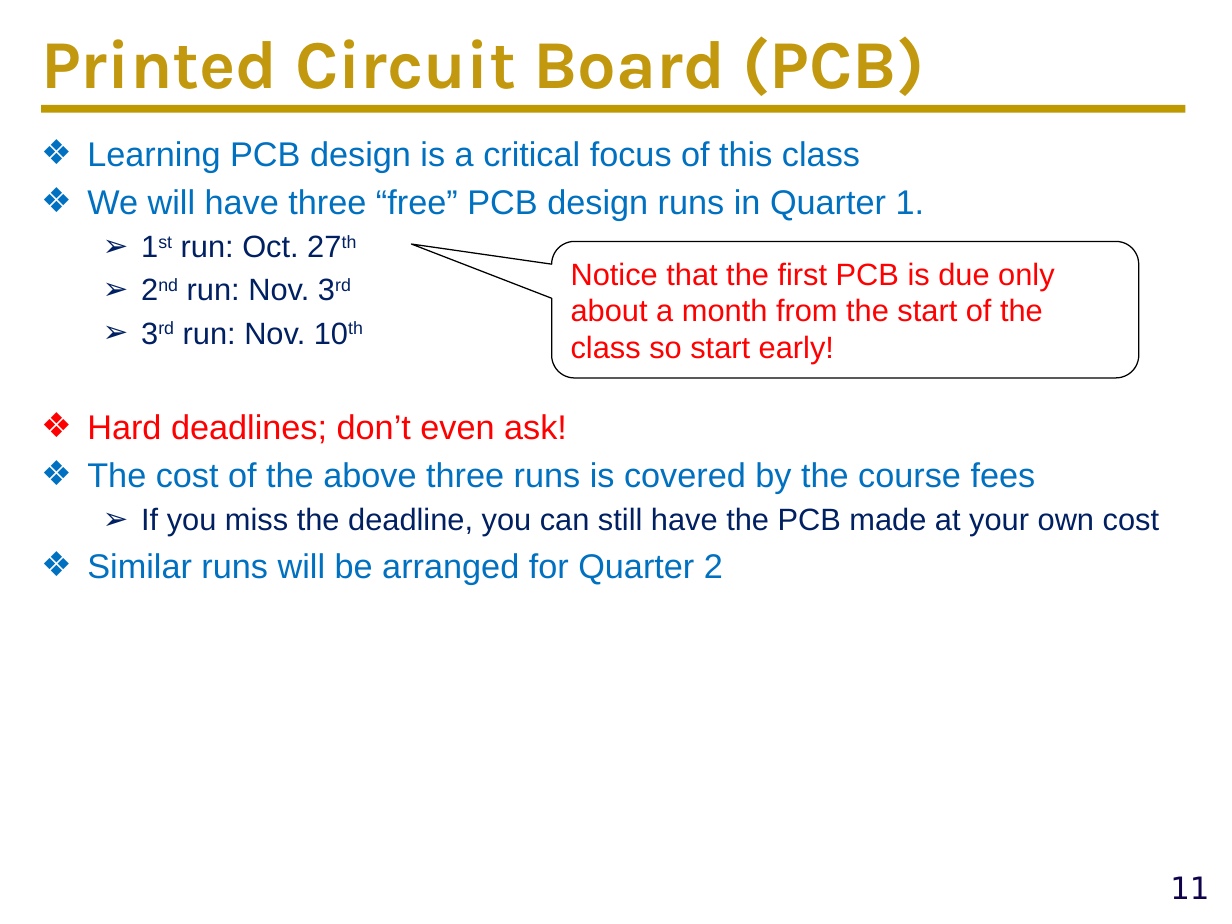
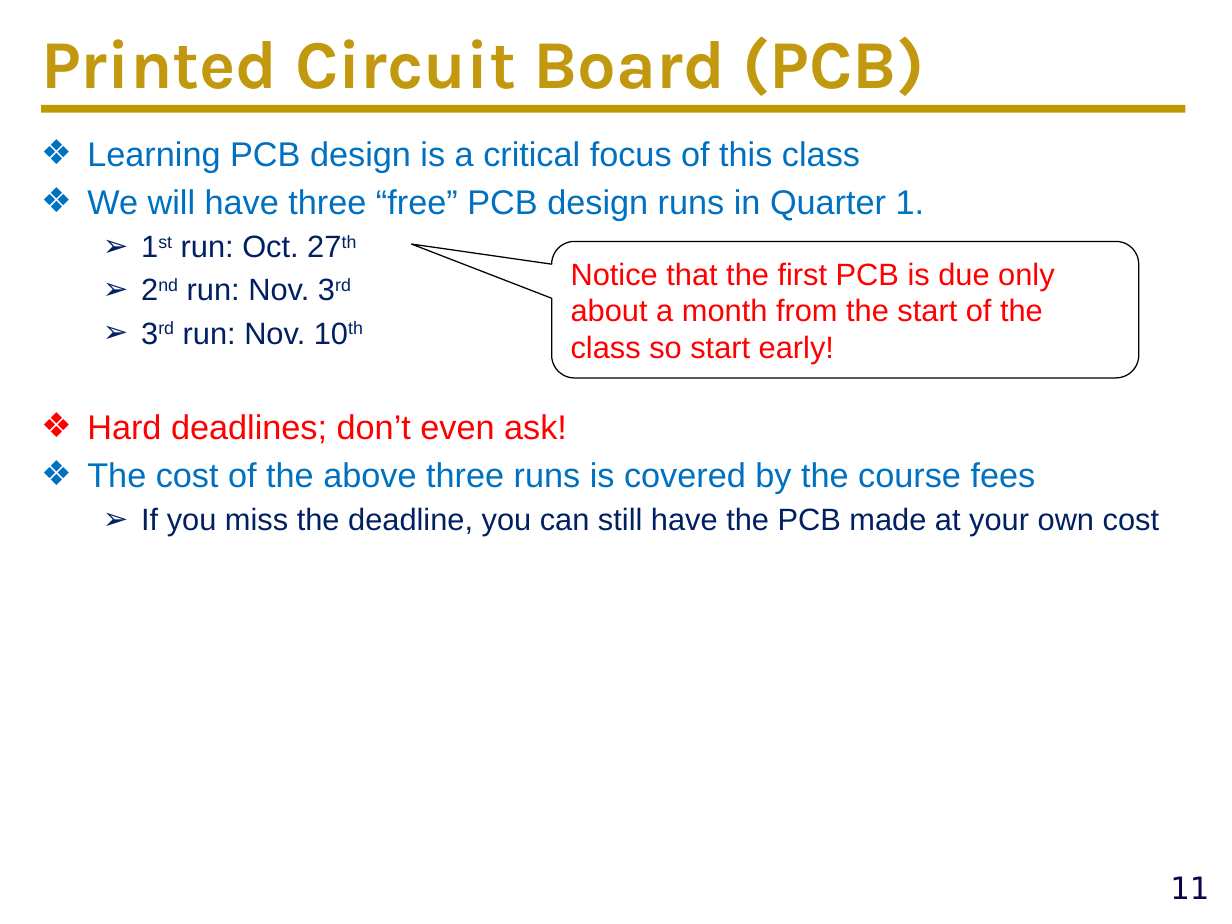
Before and after one commit to ucdart/UCD-EEC134, a slide deck: slide 11 of lectures/lec0/Lec0-CourseMechanisms.pptx. Drawn at 1232x924 pixels with LibreOffice and Linux fonts; fonts in the diff are those of the drawing; background and template pictures are left out. Boxes give left, top, right and bottom in pixels: in the first picture for what was removed or moved away, otherwise in the second. Text is boxed around its words. In the diff, an @@ line names an element or a change of style, - is before the commit and + after.

```diff
--- a/lectures/lec0/Lec0-CourseMechanisms.pptx
+++ b/lectures/lec0/Lec0-CourseMechanisms.pptx
@@ text at box(87, 553, 723, 584): paragraph removed @@
-❖ Similar runs will be arranged for Quarter 2
```
Also in this commit, not shown: 4 other slides changed.
